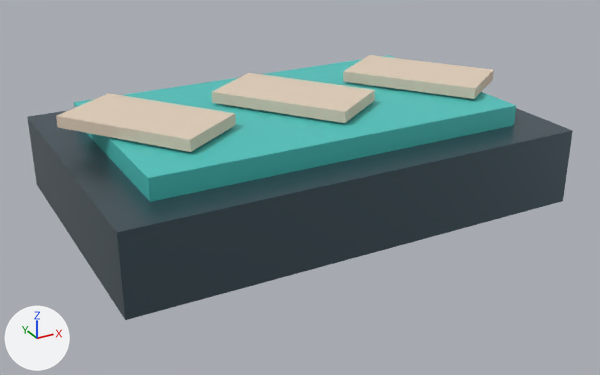
One commit to the glTF model public/assets/kit/bp_bouncepad.glb: the scene before it, then after it.
Camera for both pictures: a 50 mm camera at (-1.187, -2.2, 1.114) aimed at (-0.01, -0.06, 0.043). The lights are fixed; the arrows at lower left show +X, +Y and +Z. The first picture is the older version. Where no turn or scale is listed for an object, it has been applied to the vertices.

The first picture shows 'pad_base', 'pad_chevron', 'pad_chevron.001', 'pad_chevron.002', 'pad_glow'.
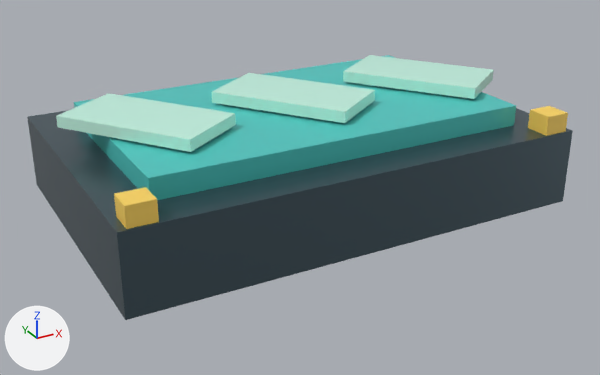
Diff of the bpy script that builds the scene:
```diff
--- a/public/assets/kit/bp_bouncepad.glb.py
+++ b/public/assets/kit/bp_bouncepad.glb.py
@@ mat_glow @@
+mat_glow = principled_material('Glow')
+mat_glow.base_color = (0.6, 1.0, 0.84)  # green #cbffec
+mat_glow.metallic = 0.1
+mat_glow.roughness = 0.18
@@ mat_warning @@
+mat_warning = principled_material('Warning')
+mat_warning.base_color = (1.0, 0.68, 0.12)  # yellow #ffd761
+mat_warning.metallic = 0.05
+mat_warning.roughness = 0.55
@@ me_cube_022 @@
 me_cube_022.from_pydata(...)  # 8 vertices, 12 faces; spans x -0.228..0.228, y -0.253..0.253, z -0.018..0.018
-me_cube_022.materials.append(mat_mortar)  # beige #e1ceba
+me_cube_022.materials.append(mat_glow)  # green #cbffec
@@ me_cube_023 @@
 me_cube_023.from_pydata(...)  # 8 vertices, 12 faces; spans x -0.228..0.228, y -0.253..0.253, z -0.018..0.018
-me_cube_023.materials.append(mat_mortar)  # beige #e1ceba
+me_cube_023.materials.append(mat_glow)  # green #cbffec
@@ me_cube_024 @@
 me_cube_024.from_pydata(...)  # 8 vertices, 12 faces; spans x -0.228..0.228, y -0.253..0.253, z -0.018..0.018
-me_cube_024.materials.append(mat_mortar)  # beige #e1ceba
+me_cube_024.materials.append(mat_glow)  # green #cbffec
@@ me_cube_039 @@
+me_cube_039.from_pydata(...)  # a box spanning x -0.04..0.04, y -0.04..0.04, z -0.1..0.1
+me_cube_039.materials.append(mat_warning)  # yellow #ffd761
@@ ob_pad_warning_001 @@
+ob_pad_warning_001 = bpy.data.objects.new('pad_warning.001', me_cube_039)
+ob_pad_warning_001.location = (0.66, -0.43, 0.2)
@@ ob_pad_warning @@
+ob_pad_warning = bpy.data.objects.new('pad_warning', me_cube_039.copy())
+ob_pad_warning.location = (-0.66, -0.43, 0.2)
```

Location of each change, (x1, y1, x2, y2) in pixels of the pictures (600 x 375 px):
'pad_chevron', recoloured
    both: (56, 93, 236, 152)
'pad_chevron.001', recoloured
    both: (212, 73, 375, 123)
'pad_chevron.002', recoloured
    both: (343, 55, 494, 99)
'pad_warning', added (yellow)
    after: (114, 187, 159, 229)
'pad_warning.001', added (yellow)
    after: (528, 106, 568, 136)
